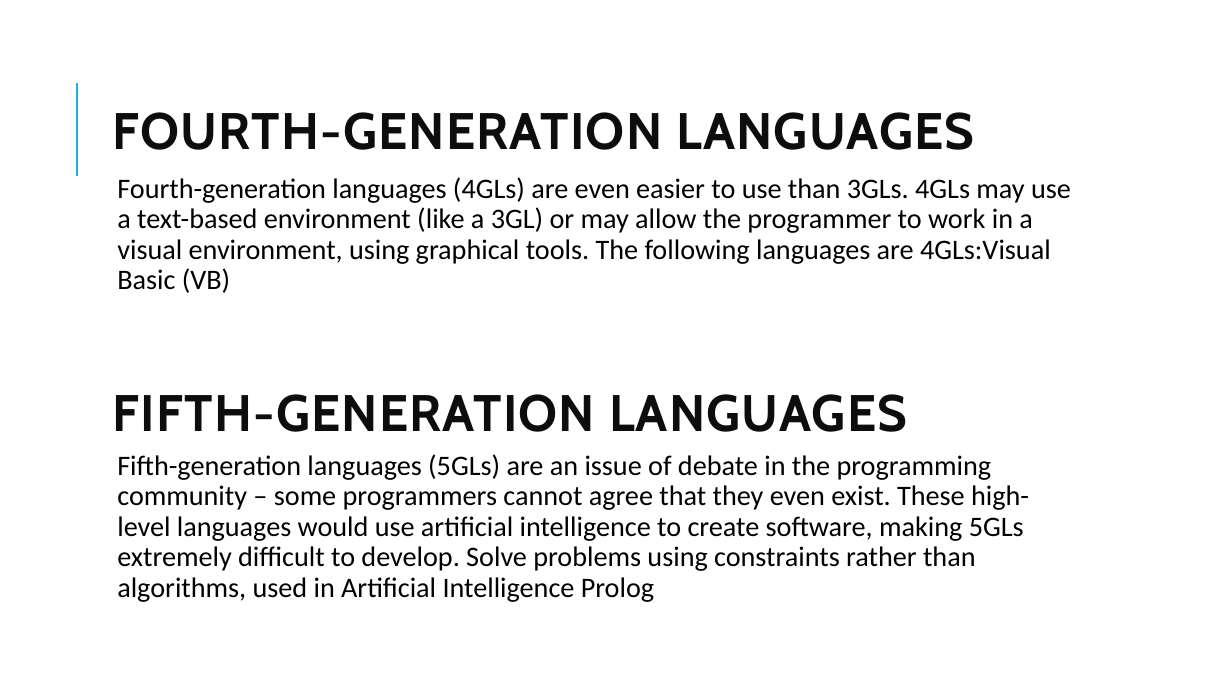
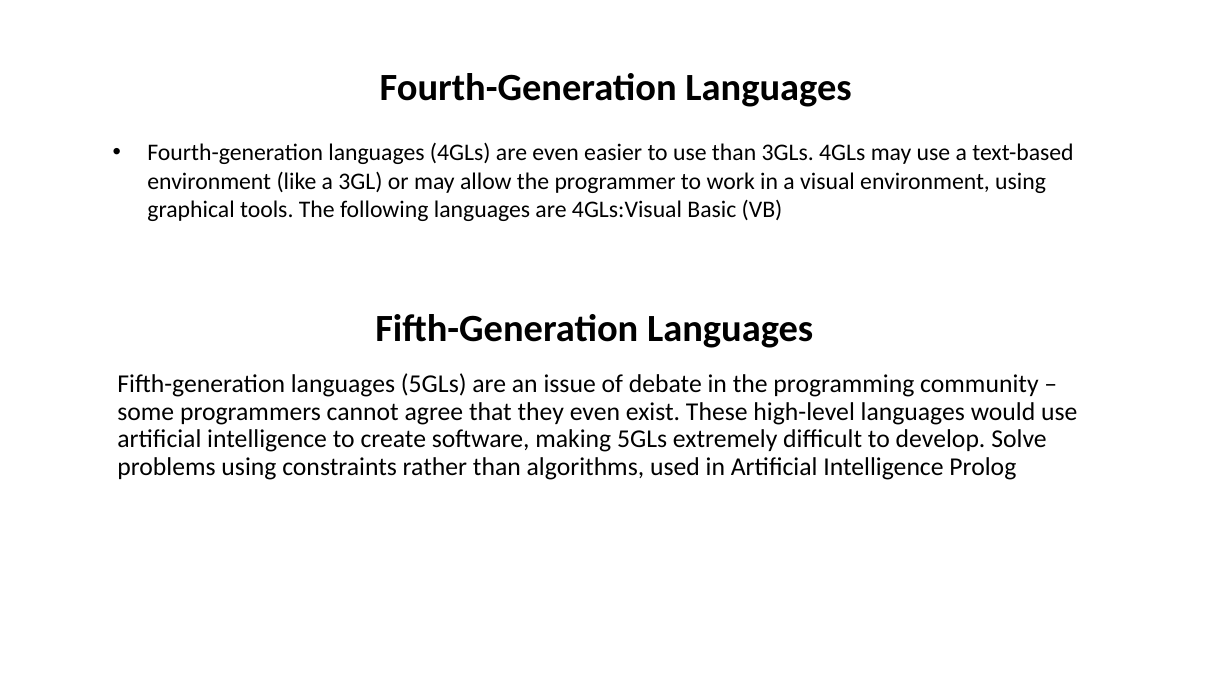
Before and after one commit to mahendra-shinde/JP, a slide deck: slide 6 of ritesh/Evolution and History of Programming Languages.pptx (slide 7 before the commit). Drawn at 1232x693 pixels with LibreOffice and Linux fonts; fonts in the diff are those of the drawing. Boxes give left, top, right and bottom in pixels: in the first picture for what was removed or moved away, otherwise in the second. Text is boxed around its words. In the diff, an @@ line names an element or a change of style, - is before the commit and + after.

```diff
--- a/ritesh/Evolution and History of Programming Languages.pptx
+++ b/ritesh/Evolution and History of Programming Languages.pptx
@@ line removed from (77, 176) to (77, 83) @@
@@ title at bbox=[380, 73, 851, 107]: text changed; size 40 to 30 pt; font Cabin to Calibri; text colour #0D0D0D to #000000 @@
-FOURTH-GENERATION LANGUAGES
+Fourth-Generation Languages
@@ text "Fourth-generation languages (4GLs) are even ...": place and size @@
-text "Fourth-generation languages (4GLs) are even ..." at bbox=[117, 177, 1071, 293]
+text "Fourth-generation languages (4GLs) are even ..." at bbox=[147, 143, 1073, 221]
@@ text "Fourth-generation languages (4GLs) are even ..." at bbox=[147, 143, 1073, 221]: size 22 to 18.5 pt; bullet   to •; line spacing 0.9 to 1; less space between paragraphs @@
@@ text at bbox=[375, 314, 813, 348]: text changed; size 40 to 30 pt; font Cabin to Calibri; text colour #0D0D0D to #000000 @@
-FIFTH-GENERATION LANGUAGES
+Fifth-Generation Languages
@@ text "Fifth-generation languages (5GLs) are an ...": place and size @@
-text "Fifth-generation languages (5GLs) are an ..." at bbox=[117, 454, 1029, 602]
+text "Fifth-generation languages (5GLs) are an ..." at bbox=[117, 373, 1077, 480]
@@ text "Fifth-generation languages (5GLs) are an ..." at bbox=[117, 373, 1077, 480]: size 22 to 20 pt; bullet colour #1CADE4 to #4F81BD @@
```
Also in this commit, not shown: 5 other slides changed, 3 slides added, 4 slides removed.
